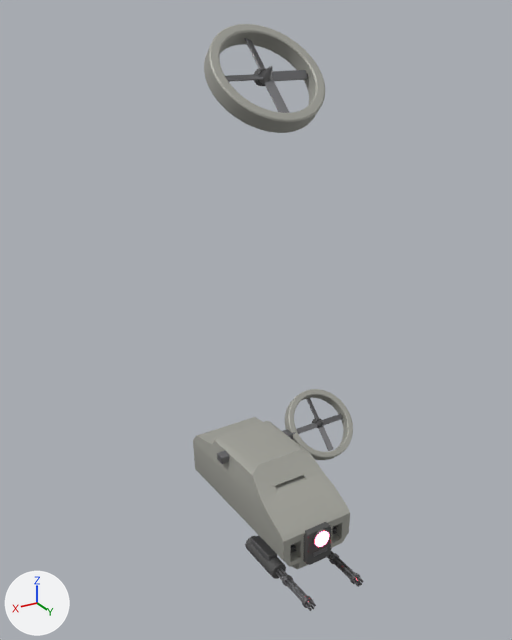
Before and after pictures for a commit that changed the Blender file blender/fr2.blend.
The view is the same before and after, from a camera (50 mm lens) standing at (1.79, 2.86, 2.46) and looking at (0.11, 0.07, 1.07). Arrows for +X, +Y and +Z are at lower left; the lights stay in place. The picture after the commit comes second.

Objects in the first picture: 'Chassis', 'PropR', 'RotorL', 'RotorR' and 12 more.
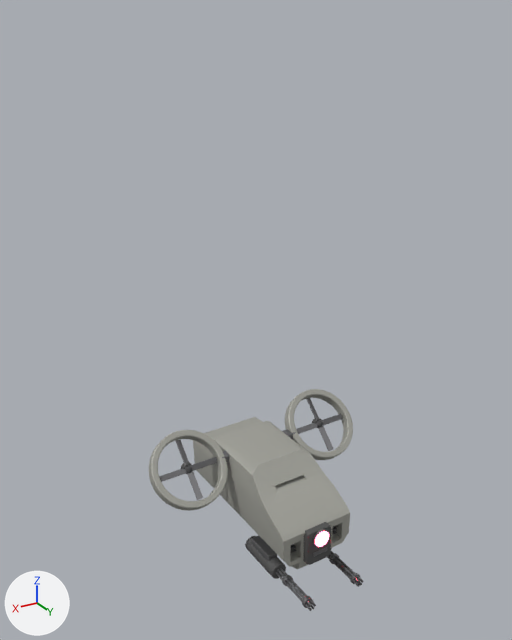
Commit message: FR-2: right rotor ring stays on the body before Death

Pixel boxes (x1, y1, x2, y2) of what changed, in the pictures (512 x 640 px):
'RotorR', moved
    before: (204, 24, 325, 133)
    after: (149, 430, 228, 511)
'PropR', moved
    before: (225, 38, 307, 113)
    after: (159, 440, 217, 500)
'RotorMotorR', moved
    before: (254, 68, 266, 86)
    after: (181, 462, 192, 469)

The edits, one by one:
Object 'RotorR' (ob_rotorr) moves from (0.439, 0.7, 2.248) to (0.439, -0.1, 0.198).
